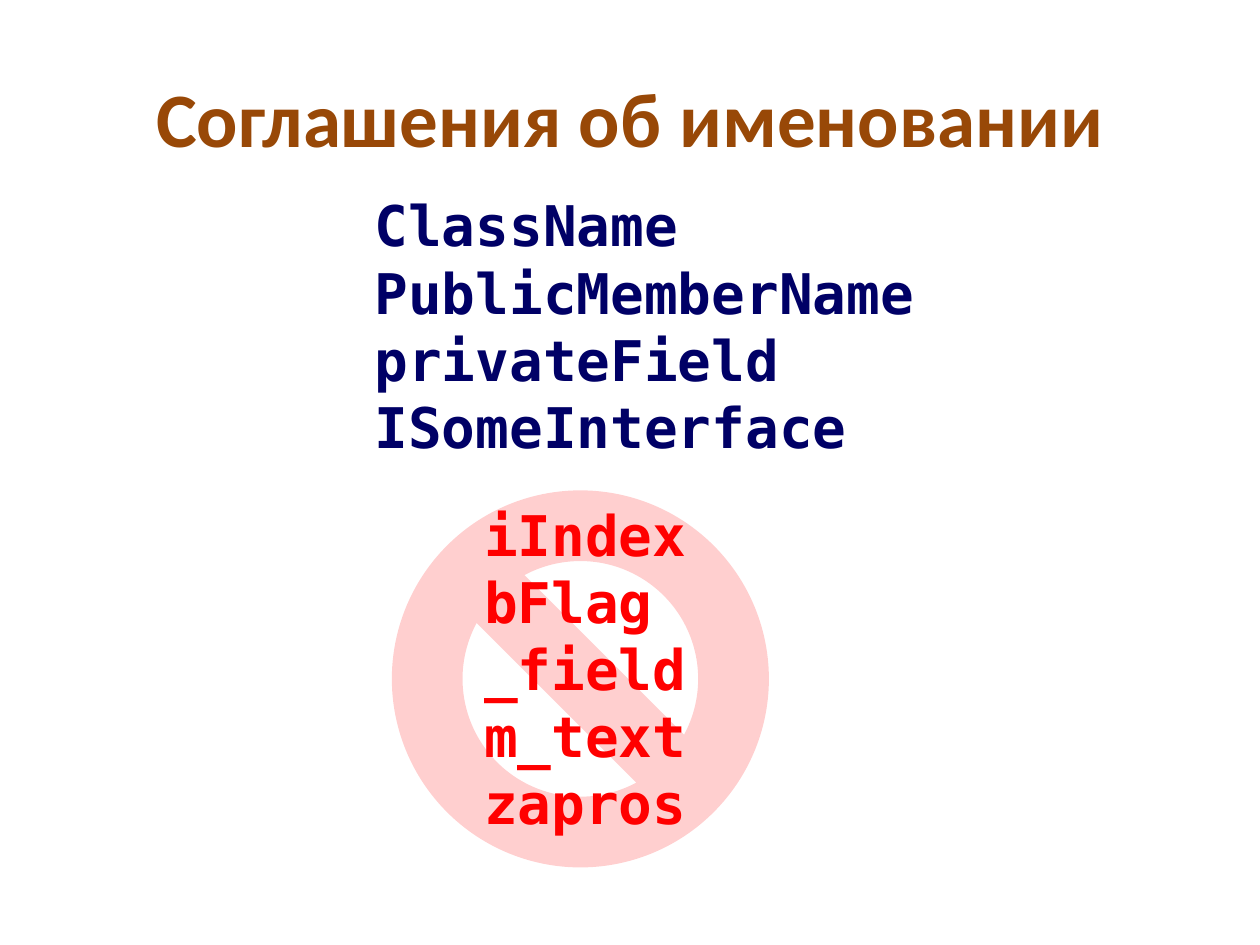
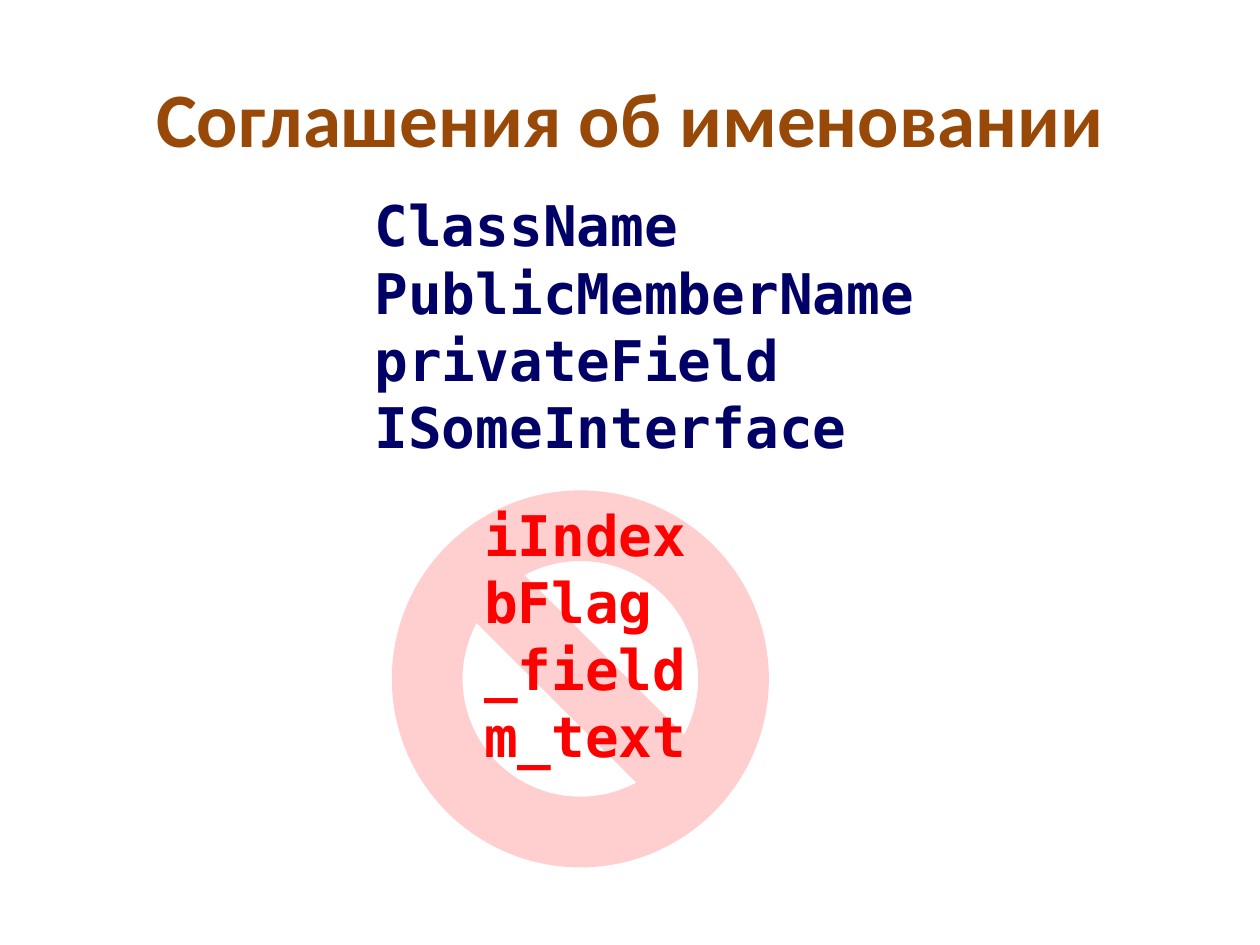
Before and after one commit to kontur-edu/kampus-ekb-2014-03, a slide deck: slide 8 of 02-clean-code & testing/CleanCode.pptx. Drawn at 1260x945 pixels with LibreOffice and Linux fonts; fonts in the diff are those of the drawing. Boxes give left, top, right and bottom in pixels: in the first picture for what was removed or moved away, otherwise in the second. Text is boxed around its words. In the diff, an @@ line names an element or a change of style, - is before the commit and + after.

Commit message:
small fixes

```diff
--- a/02-clean-code & testing/CleanCode.pptx
+++ b/02-clean-code & testing/CleanCode.pptx
@@ text at (484, 779, 686, 836): paragraph removed @@
-zapros
```
